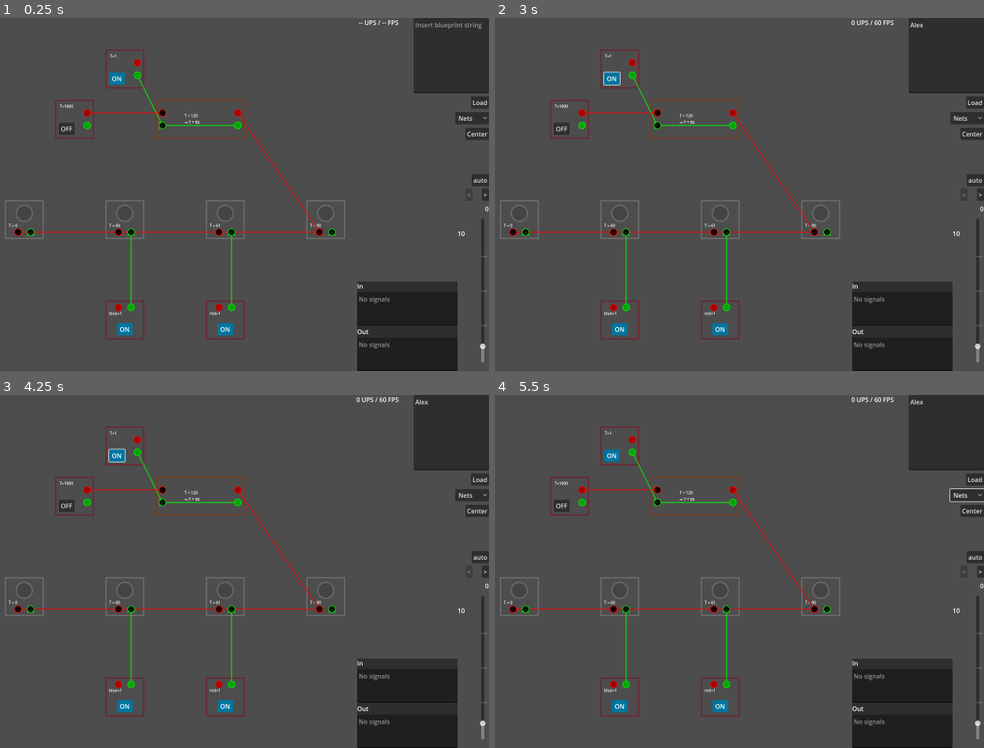
Above: before the commit, frames 1-4 (two rows, left to right).
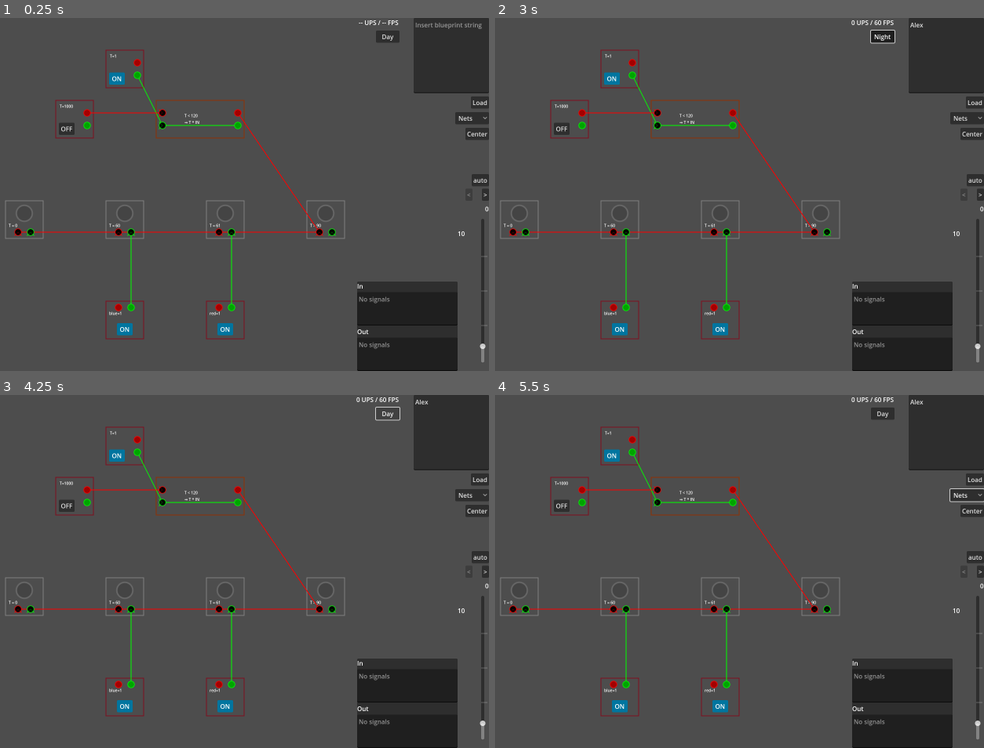
Above: after the commit, the same moments.

Repository: jlaunonen/factsim
Game: Godot game, scene res://main.tscn
Two runs of this game, one before a commit and one after it. Both use one fixed random seed, a clock stepped at 60 frames per second and the inputs below.
Inputs (mouse positions are in pixels of both pictures, inside the frame that each line leads up to):
- Up to frame 1 (0.25 s): no input
- Up to frame 2 (3 s): click (944, 56) at 0.52 s; type "Alex" at 0.6 s; click "ON" at 1.25 s; click "OFF" at 2 s; click (881, 35) at 2.75 s, where only the run after the commit has a clickable "Day"
- Up to frame 3 (4.25 s): click (386, 412) at 3.5 s, where only the run after the commit has a clickable "Night"
- Up to frame 4 (5.5 s): click "Nets" at 4.25 s; click "Center" at 5 s

The runs differ from the first frame. In frame 1, 0.2% of the frame differs, in the area x 76-82%, y 3-7%; in frame 2, 0.2%, in the area x 22-82%, y 3-20%; in frame 3, 0.1%; in frame 4, 0.2%.

Commit message:
Add day/night toggle

Diff:
--- a/entities/CombinatorBase.gd
+++ b/entities/CombinatorBase.gd
@@ -25,6 +25,7 @@
 var _output_values := {}
 
 var _listeners := []
+var _host: Node2D  ## SimulationHost
 
 
 func _ready():
@@ -39,10 +40,13 @@
 	_connectors[E.NetConnectorGREEN_1] = c1_green
 	_connectors[E.NetConnectorGREEN_2] = c2_green
 
+	var host = find_parent("SimulationHost")
+	if host != null:
+		_host = host
+
 	if colors == null:
 		# Usually the shared colors instance is already set at this point, but if the node is present
 		# in the main scene at start, they are not so try to read them from parent.
-		var host = find_parent("SimulationHost")
 		if host != null:
 			var host_colors = host.get("colors")
 			if host_colors != null:
--- a/main.gd
+++ b/main.gd
@@ -52,6 +52,7 @@
 var _simulated_steps := 0
 var _is_auto_stepping := false
 var _simulations_per_time := 0
+var is_night := false
 
 
 # Called when the node enters the scene tree for the first time.
@@ -63,6 +64,7 @@
 
 	_load_bp(preload("res://initial.json"))
 	_on_sim_speed_slider_value_changed($"CanvasLayer/simSpeedSlider".value)
+	_on_day_night_toggled(is_night)
 
 
 func _on_timer_timeout() -> void:
@@ -226,3 +228,10 @@
 	_simulations_per_time = 0
 
 	ups_label.text = "{0} UPS / {1} FPS".format([sims, Performance.get_monitor(Performance.TIME_FPS)])
+
+
+func _on_day_night_toggled(toggled_on: bool) -> void:
+	is_night = toggled_on
+	match is_night:
+		false: $"CanvasLayer/dayNight".text = "Day"
+		true: $"CanvasLayer/dayNight".text = "Night"
--- a/main.tscn
+++ b/main.tscn
@@ -223,6 +223,19 @@
 text = "-- UPS / -- FPS"
 horizontal_alignment = 2
 
+[node name="dayNight" type="Button" parent="CanvasLayer"]
+custom_minimum_size = Vector2(60, 0)
+anchors_preset = 1
+anchor_left = 1.0
+anchor_right = 1.0
+offset_left = -288.0
+offset_top = 32.0
+offset_right = -228.0
+offset_bottom = 63.0
+grow_horizontal = 0
+toggle_mode = true
+text = "Night"
+
 [node name="Camera2D" type="Camera2D" parent="."]
 position = Vector2(800, 450)
 script = ExtResource("6_jsvw5")
@@ -242,4 +255,5 @@
 [connection signal="pressed" from="CanvasLayer/stepForward" to="." method="_on_step_forward_pressed"]
 [connection signal="toggled" from="CanvasLayer/autoStep" to="." method="_on_auto_step_toggled"]
 [connection signal="value_changed" from="CanvasLayer/simSpeedSlider" to="." method="_on_sim_speed_slider_value_changed"]
+[connection signal="toggled" from="CanvasLayer/dayNight" to="." method="_on_day_night_toggled"]
 [connection signal="timeout" from="upsTimer" to="." method="_on_ups_timer_timeout"]
